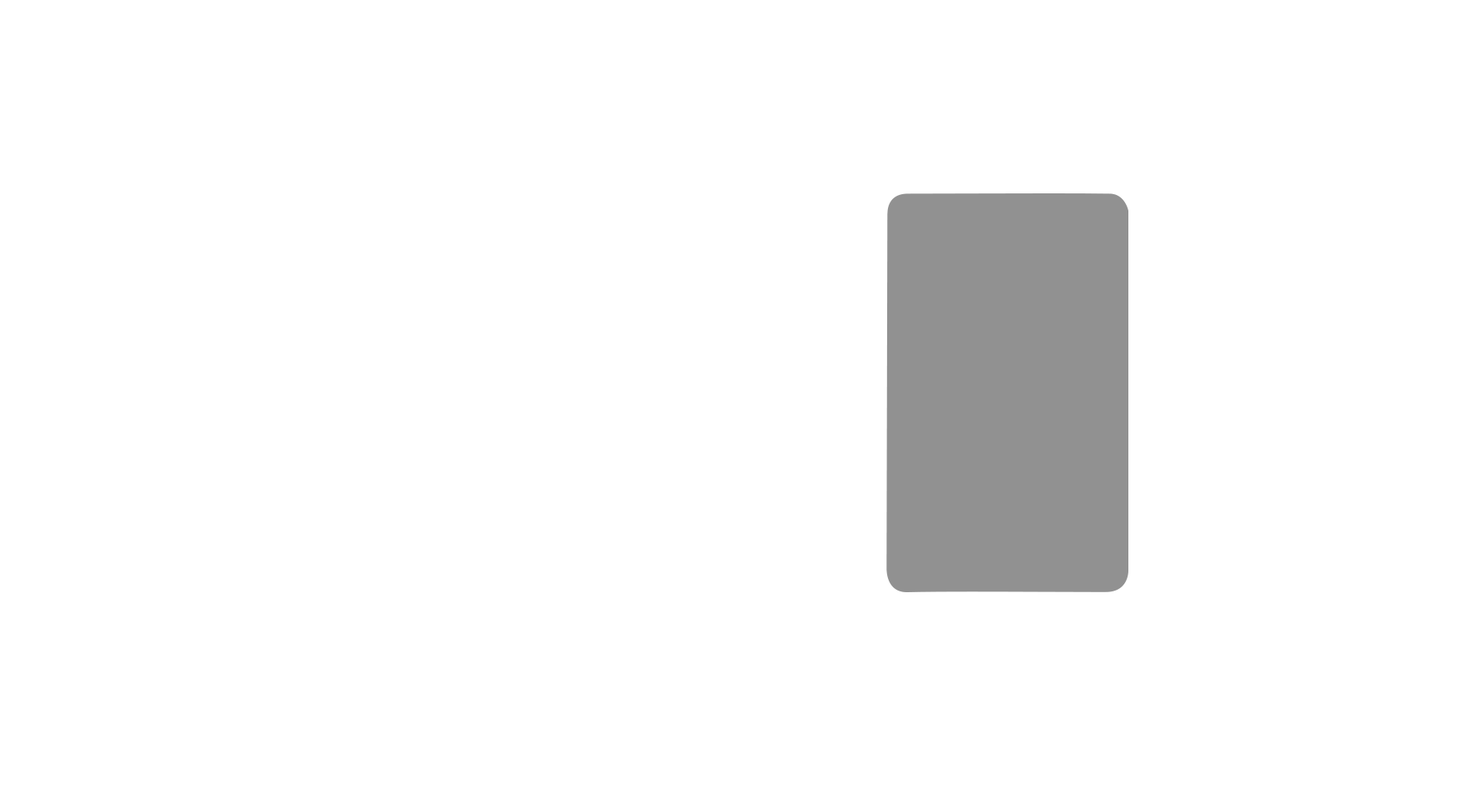
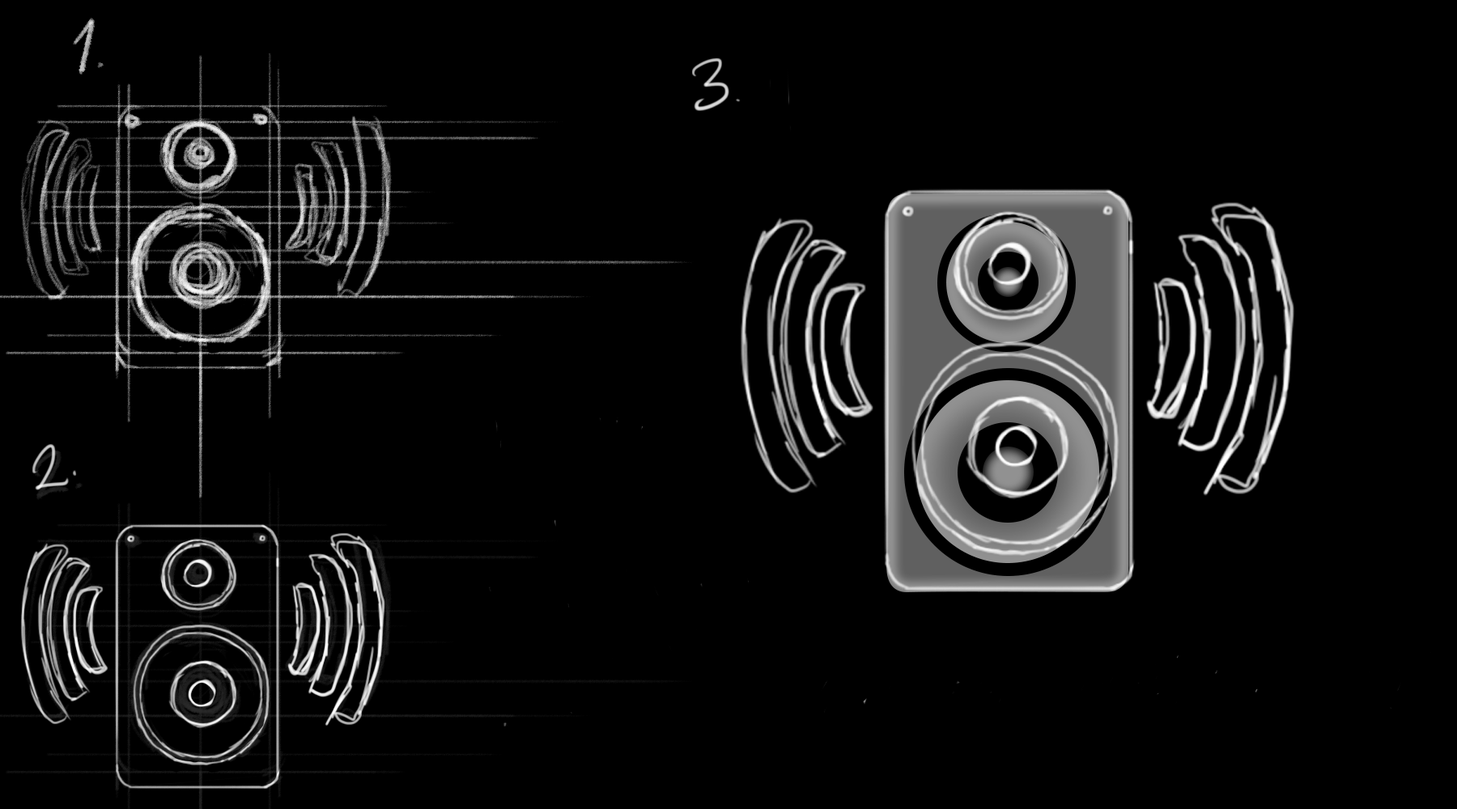
Revision of a layered 1457×809 image; what changed, layer by layer:
showed group "Skisser" (4 layers) over left=0, top=17, right=1432, bottom=809
"Lager 2 kopiera": opacity 21% → 100%, painted on it over left=488, top=57, right=1432, bottom=727
painted on "Lager 2" over left=20, top=443, right=387, bottom=791
painted on "Lager 1 kopiera" over left=0, top=450, right=694, bottom=809
painted on "Lager 1" over left=0, top=17, right=694, bottom=500
added group "Högtaare" with 10 layers above "Body" over left=904, top=213, right=1113, bottom=577
added group "Liten cirkel" with 4 layers in group "Högtaare" over left=937, top=213, right=1076, bottom=353
added layer "5" in group "Liten cirkel" over left=993, top=267, right=1024, bottom=298
added layer "2" (1st of 3, in "Högtaare" › "Liten cirkel") in group "Liten cirkel" over left=977, top=251, right=1039, bottom=313
added layer "2" (2nd of 3, in "Högtaare" › "Liten cirkel") in group "Liten cirkel" over left=946, top=221, right=1068, bottom=344
added layer "1" (1st of 2, in "Högtaare" › "Liten cirkel") in group "Liten cirkel" over left=937, top=213, right=1076, bottom=353
added group "Större cirkel" with 4 layers in group "Högtaare" over left=904, top=368, right=1113, bottom=577
added layer "4" in group "Större cirkel" over left=982, top=446, right=1034, bottom=498
added layer "3" in group "Större cirkel" over left=957, top=422, right=1058, bottom=523
added layer "2" (3rd of 3, in "Högtaare" › "Större cirkel") in group "Större cirkel" over left=916, top=380, right=1100, bottom=564
added layer "1" (2nd of 2, in "Högtaare" › "Större cirkel") in group "Större cirkel" over left=904, top=368, right=1113, bottom=577
renamed "Rektangel 1" to "Body", opacity 43% → 100%, painted on it, masked it over left=886, top=193, right=1129, bottom=593
renamed "Bakgrund" to "Lager 3", painted on it over left=0, top=0, right=1457, bottom=809
